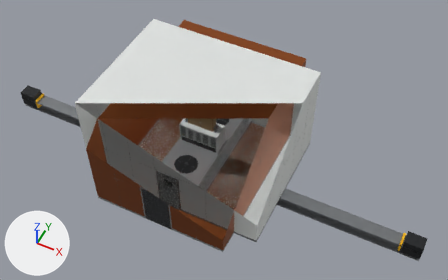
Renders of the glTF model src/world/campusArt/assets/hero-s3.glb from each side of a commit.
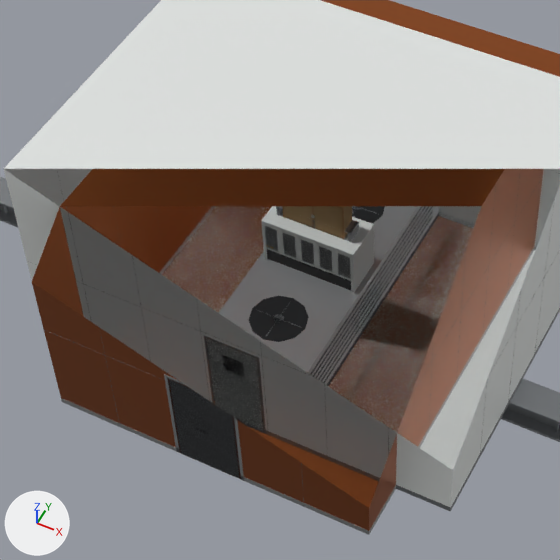
Old and new are each drawn whole from a 50 mm lens placed at (9.0, -15.9, 21.64), pointed at (0.94, 0.21, 1.5) and again close up on the part from 16% to 67% of the width and 12% to 94% of the height. Arrows for +X, +Y and +Z are at lower left; the lights stay in place. The last two pictures show the newer version. Everything nearer to the camera than a plane just in front of the edit is cut away.

The scene before the commit, as lines of its bpy script (objects in view):
```python
me_chamberwall_steel = bpy.data.meshes.new('chamberWall.steel')
me_chamberwall_steel.from_pydata(...)  # 32 vertices, 60 faces; spans x -4.01..4.01, y -3.01..3.01, z 0.0..2.12
me_chamberwall_steel.materials.append(mat_steel)  # grey #7d8083
me_cleanbench_plastic = bpy.data.meshes.new('cleanBench.plastic')
me_cleanbench_plastic.from_pydata(...)  # 8 vertices, 12 faces; spans x -0.85..0.85, y -0.37..-0.36, z 0.95..1.45
me_cleanbench_plastic.materials.append(mat_plastic)  # black #141416
me_emcpanel_galv = bpy.data.meshes.new('emcPanel.galv')
me_emcpanel_galv.from_pydata(...)  # 32 vertices, 60 faces; spans x -3.01..3.01, y -4.01..4.01, z 0.0..2.16
me_emcpanel_galv.materials.append(mat_galv)  # grey #afb1b3
ob_chamberwall_steel = bpy.data.objects.new('chamberWall.steel', me_chamberwall_steel)
ob_chamberwall_steel.location = (0.0, 0.0, 0.0)
ob_cleanbench_plastic = bpy.data.objects.new('cleanBench.plastic', me_cleanbench_plastic)
ob_cleanbench_plastic.location = (0.0, 0.0, 0.0)
ob_emcpanel_galv = bpy.data.objects.new('emcPanel.galv', me_emcpanel_galv)
ob_emcpanel_galv.location = (0.0, 0.0, 0.0)
# also in view: 'emcPanel.copper' at (0.0, 0.0, 2.0); 'hoardingPanel.timber' at (0.0, 0.0, 1.5); 'craneGirder.steel' at (0.0, 0.0, -0.62); 'condensingUnit.galv' at (0.0, 0.0, 0.65); 'cleanBench.labWhite' at (0.0, 0.0, 1.1)
```
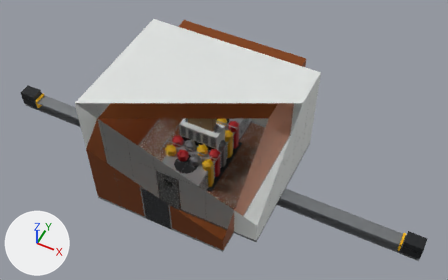
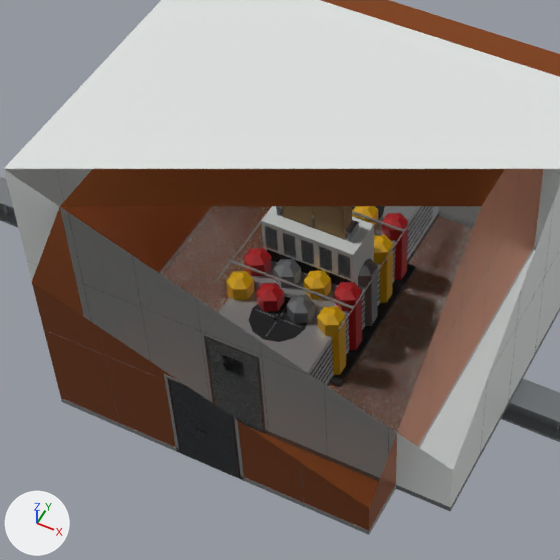
Edits to the bpy script that builds the scene:
```text
Add mat_red:
    mat_red = principled_material('red')
    mat_red.base_color = (0.536, 0.0152, 0.0199)  # red #c12127
    mat_red.metallic = 0.1
Add me_gasbottles_galv:
    me_gasbottles_galv.from_pydata(...)  # 32 vertices, 48 faces; spans x -1.21..1.21, y -1.56..1.56, z 1.58..1.6
    me_gasbottles_galv.materials.append(mat_galv)  # grey #afb1b3
Add me_gasbottles_steel:
    me_gasbottles_steel.from_pydata(...)  # 108 vertices, 216 faces; spans x -1.11..1.11, y -1.48..1.48, z 0.1..1.59
    me_gasbottles_steel.materials.append(mat_steel)  # grey #7d8083
Add me_gasbottles_safety:
    me_gasbottles_safety.from_pydata(...)  # 126 vertices, 252 faces; spans x -1.11..1.11, y -1.48..1.48, z 0.1..1.59
    me_gasbottles_safety.materials.append(mat_safety)  # yellow #f2b801
Add me_gasbottles_red:
    me_gasbottles_red.from_pydata(...)  # 126 vertices, 252 faces; spans x -1.11..1.11, y -1.48..1.48, z 0.1..1.59
    me_gasbottles_red.materials.append(mat_red)  # red #c12127
Add me_gasbottles_steeldark:
    me_gasbottles_steeldark.from_pydata(...)  # a box spanning x -1.21..1.21, y -1.56..1.56, z 0.0..0.08
    me_gasbottles_steeldark.materials.append(mat_steeldark)  # black #282a2c
Add ob_gasbottles_galv:
    ob_gasbottles_galv = bpy.data.objects.new('gasBottles.galv', me_gasbottles_galv)
    ob_gasbottles_galv.location = (0.0, 0.0, 0.0)
Add ob_gasbottles_steel:
    ob_gasbottles_steel = bpy.data.objects.new('gasBottles.steel', me_gasbottles_steel)
    ob_gasbottles_steel.location = (0.0, 0.0, 0.0)
Add ob_gasbottles_safety:
    ob_gasbottles_safety = bpy.data.objects.new('gasBottles.safety', me_gasbottles_safety)
    ob_gasbottles_safety.location = (0.0, 0.0, 0.0)
Add ob_gasbottles_red:
    ob_gasbottles_red = bpy.data.objects.new('gasBottles.red', me_gasbottles_red)
    ob_gasbottles_red.location = (0.0, 0.0, 0.0)
Add ob_gasbottles_steeldark:
    ob_gasbottles_steeldark = bpy.data.objects.new('gasBottles.steelDark', me_gasbottles_steeldark)
    ob_gasbottles_steeldark.location = (0.0, 0.0, 0.0)
```

Where the change shows, as pixel boxes (x1, y1, x2, y2) in the close-ups (560 x 560 px):
'gasBottles.safety', added
    after: (226, 206, 393, 375)
'gasBottles.red', added
    after: (244, 213, 408, 350)
'gasBottles.steel', added
    after: (261, 233, 378, 326)
'gasBottles.steelDark', added
    after: (330, 263, 416, 388)
'gasBottles.galv', added
    after: (215, 209, 418, 331)
